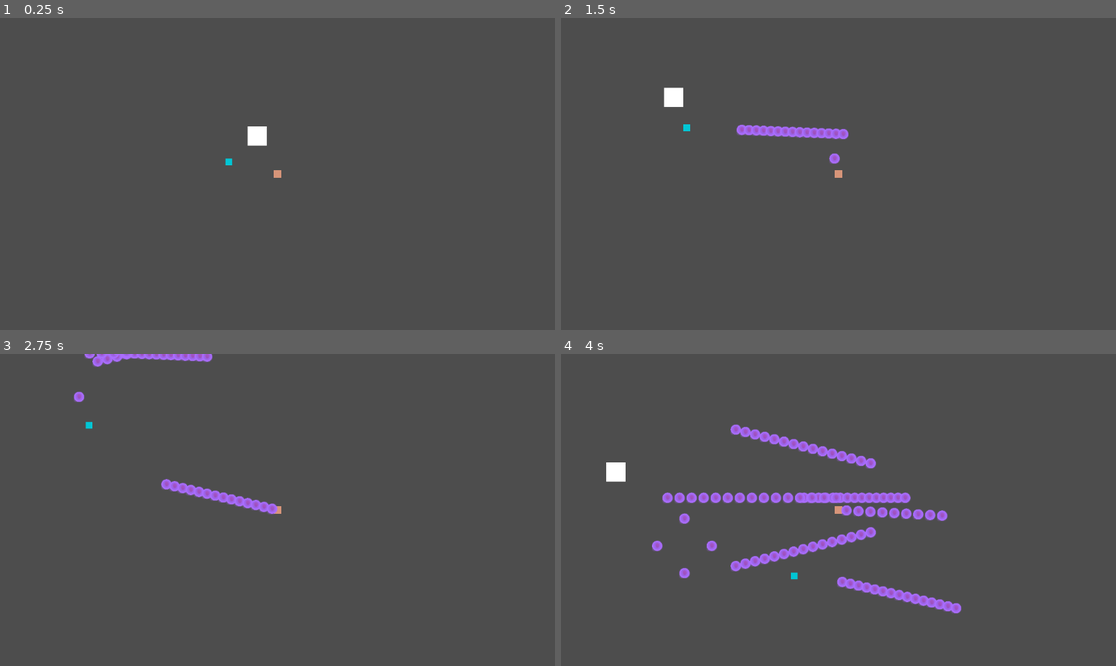
Above: before the commit, frames 1-4 (two rows, left to right).
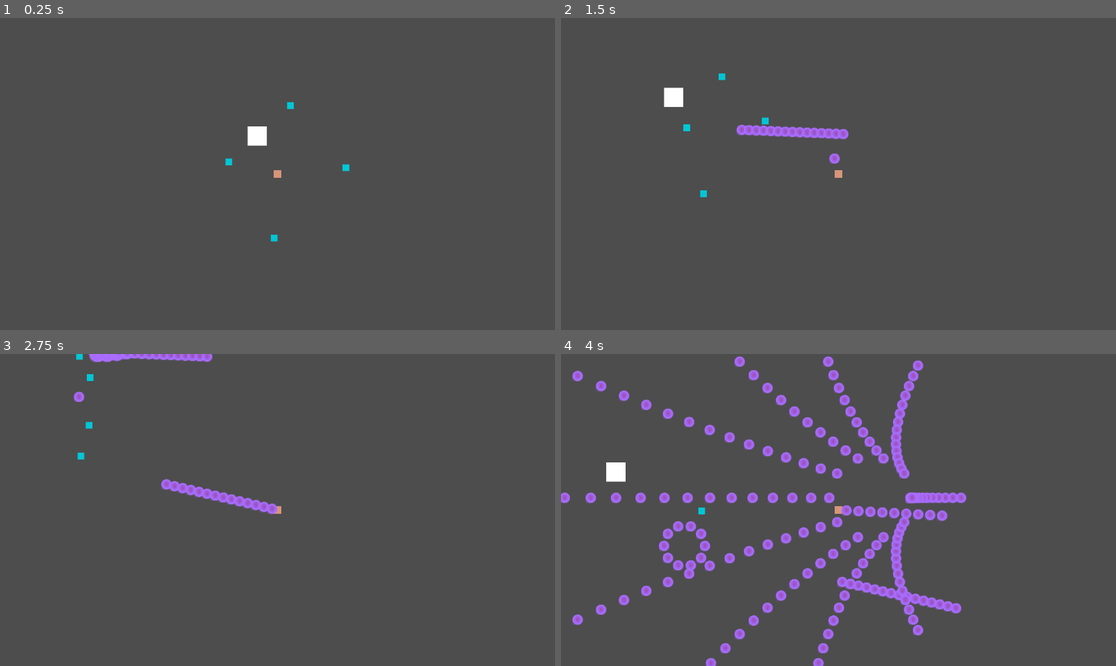
Above: after the commit, the same moments.

Repository: Simon014/PSLR2-Dungeon-Danmaku-Engine
Game: Godot game, scene res://RootScene.tscn
Two runs of this game, one before a commit and one after it. Both use one fixed random seed, a clock stepped at 60 frames per second and the inputs below.
Inputs (mouse positions are in pixels of both pictures, inside the frame that each line leads up to):
- Up to frame 1 (0.25 s): no input
- Up to frame 2 (1.5 s): tap Enter at 0.5 s; move the mouse to (960, 158) at 0.52 s; press the mouse at (960, 158) at 0.53 s; hold D (right) 0.53-1.28 s; move the mouse to (727, 189) at 1.27 s; release the mouse at (727, 189) at 1.28 s; hold S (down) from 1.28 s (still down); click (727, 189) at 1.35 s
- Up to frame 3 (2.75 s): move the mouse to (333, 441) at 2.02 s; release S (down) at 2.03 s; press the mouse at (333, 441) at 2.03 s; hold D (right) from 2.03 s (still down)
- Up to frame 4 (4 s): move the mouse to (810, 572) at 2.77 s; release D (right) at 2.78 s; release the mouse at (810, 572) at 2.78 s; hold W (up) 2.78-3.53 s; click (810, 572) at 2.85 s; move the mouse to (1005, 556) at 3.52 s; press the mouse at (1005, 556) at 3.53 s; hold A (left) from 3.53 s (still down)

The runs differ from the first frame. In frame 1, less than 0.1% of the frame differs, in the area x 48-63%, y 26-72%; in frame 2, less than 0.1%; in frame 3, 0.2%; in frame 4, 9.5%, in the area x 0-74%, y 0-100%.

Commit message:
fixed the split bullet
it can now take ANY character2D. i think.

Diff:
--- a/pslr-2-dungeon-danmaku-engine/Entities/bullets/normal/bullet.gd
+++ b/pslr-2-dungeon-danmaku-engine/Entities/bullets/normal/bullet.gd
@@ -1,11 +1,11 @@
 extends CharacterBody2D
 
-var damage = 10
-var speed = 100
+@export var damage = 10
+@export var speed = 100
 var direction
-var TTL = 5
-var friction = 0
-var acceleration = 0
+@export var TTL = 5
+@export var friction = 0
+@export var acceleration = 0
 
 
 
--- a/pslr-2-dungeon-danmaku-engine/Entities/bullets/split/split_bullet.gd
+++ b/pslr-2-dungeon-danmaku-engine/Entities/bullets/split/split_bullet.gd
@@ -1,14 +1,15 @@
 extends CharacterBody2D
 
-var damage
-var speed
+@export var damage = 0
+@export var speed = 0
 var direction
-var TTL = 5
-var friction = 0
-var acceleration = 0
+@export var TTL = 5
+@export var friction = 0
+@export var acceleration = 0
 
 #special configurations for this bullet
-var split = 4
+@export var split = 4
+var splitinto
 """
 TODO : ONCE ALL OTHER BULLETS ARE DONE, INCLUDING LAZERS, GO BACK AND MODIFY
 THIS TO TAKE AN ARRAY, basically a "make this bullet, with this configuration"
@@ -32,11 +33,21 @@
 func _on_ttl_timeout() -> void:
 	var anglechange = 360 / split
 	var currentangle = 0
-	for i in range(split):
-		var bullet = load("res://Entities/bullets/normal/Bullet.tscn").instantiate()
-		bullet.direction = Vector2.from_angle(deg_to_rad(currentangle))
-		bullet.position = position
-		get_parent().add_child(bullet)
-		currentangle += anglechange
-	queue_free()
+	if (splitinto):
+		for i in range(split):
+			var splitter = splitinto.duplicate()
+			splitter.direction = Vector2.from_angle(deg_to_rad(currentangle))
+			splitter.position = position
+			get_parent().add_child(splitter)
+			currentangle += anglechange
+		queue_free()
+	else:
+		for i in range(split):
+			var bullet = load("res://Entities/bullets/normal/Bullet.tscn").instantiate()
+			bullet.direction = Vector2.from_angle(deg_to_rad(currentangle))
+			bullet.position = position
+			get_parent().add_child(bullet)
+			currentangle += anglechange
+		queue_free()
+		pass
 	pass # Replace with function body.
--- a/pslr-2-dungeon-danmaku-engine/Entities/player/PlayerController.gd
+++ b/pslr-2-dungeon-danmaku-engine/Entities/player/PlayerController.gd
@@ -4,10 +4,15 @@
 	var bullet = load("res://Entities/bullets/split/Bullet.tscn").instantiate()
 	bullet.speed = corePlayerVars.attackspeed
 	bullet.damage = corePlayerVars.attack * 10
-	bullet.split = 4
+	bullet.split = 10
 	bullet.TTL = 2
 	bullet.direction = position.direction_to(get_global_mouse_position())
 	bullet.position = position
+	var splitter = load("res://Entities/bullets/normal/Bullet.tscn").instantiate()
+	splitter.name = "splitter"
+	splitter.acceleration = -10
+	splitter.TTL = 5
+	bullet.splitinto = splitter
 	get_parent().add_child(bullet)
 	pass
 
--- a/pslr-2-dungeon-danmaku-engine/RootScene.tscn
+++ b/pslr-2-dungeon-danmaku-engine/RootScene.tscn
@@ -18,3 +18,12 @@
 
 [node name="Partner" parent="." unique_id=617075088 instance=ExtResource("3_y8vh0")]
 position = Vector2(468, 229)
+
+[node name="Partner2" parent="." unique_id=640699986 instance=ExtResource("3_y8vh0")]
+position = Vector2(711, 241)
+
+[node name="Partner3" parent="." unique_id=678231191 instance=ExtResource("3_y8vh0")]
+position = Vector2(596, 112)
+
+[node name="Partner4" parent="." unique_id=1784029682 instance=ExtResource("3_y8vh0")]
+position = Vector2(562, 387)
--- a/pslr-2-dungeon-danmaku-engine/debug.gd
+++ b/pslr-2-dungeon-danmaku-engine/debug.gd
@@ -1,5 +1,4 @@
 extends Node2D
 
 func _process(delta: float) -> void:
-	print(corePlayerVars.position)
 	pass
